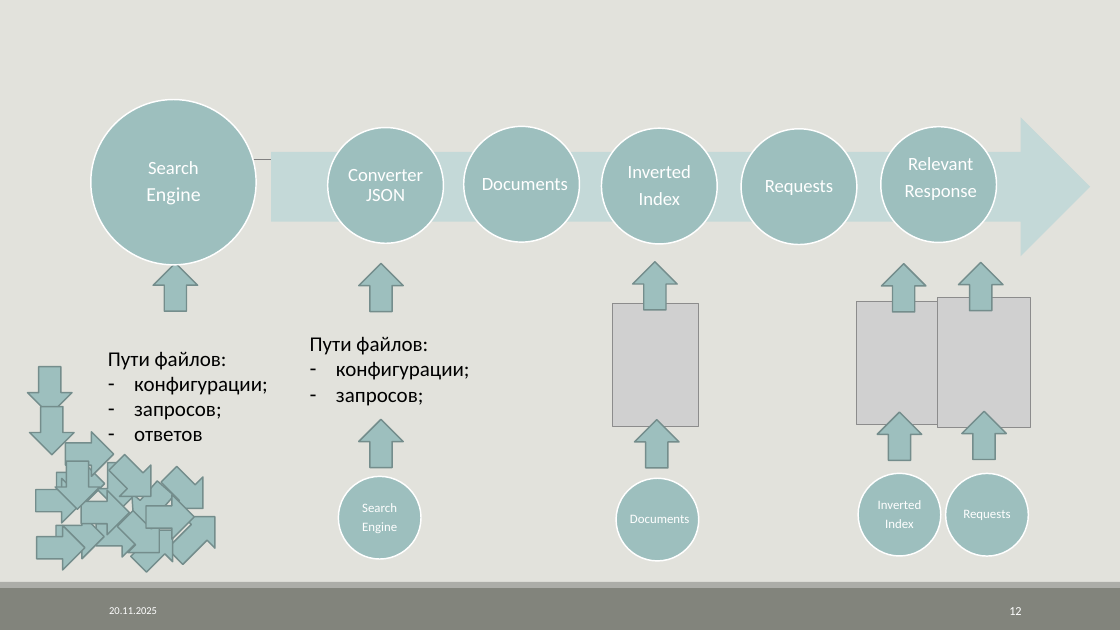
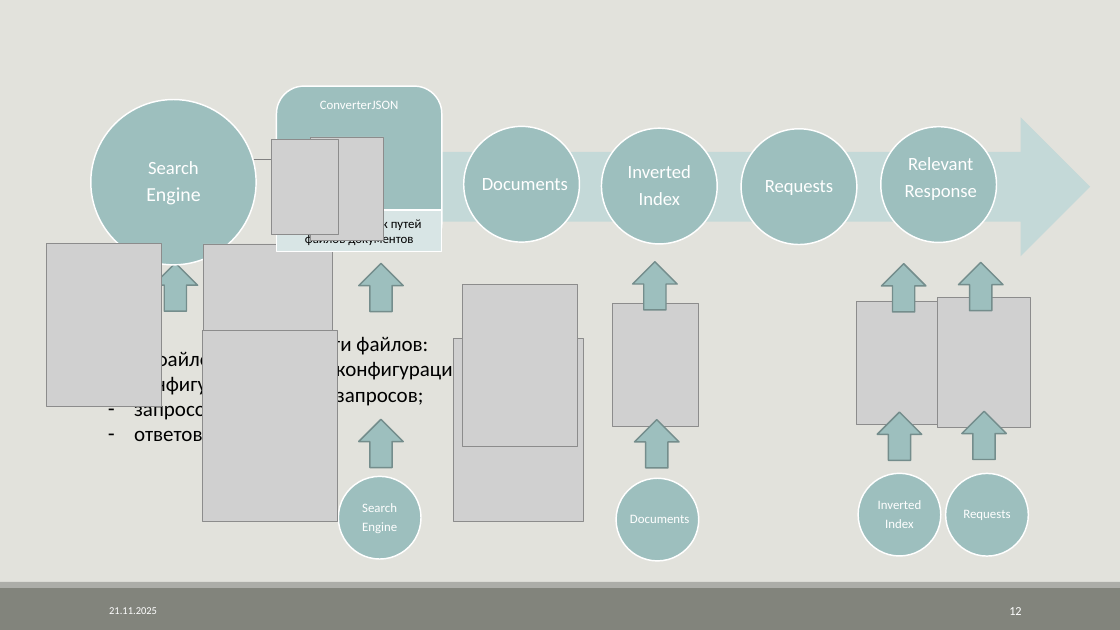
Before and after one commit to AVKazmirchuk/SearchEngine, a slide deck: slide 12 of presentation/защита.pptx. Drawn at 1120x630 pixels with LibreOffice and Linux fonts; fonts in the diff are those of the drawing; grey boxes stand for pictures. Boxes give left, top, right and bottom in pixels: in the first picture for what was removed or moved away, otherwise in the second. Text is boxed around its words. In the diff, an @@ line names an element or a change of style, - is before the commit and + after.

```diff
--- a/presentation/защита.pptx
+++ b/presentation/защита.pptx
@@ rounded rectangle added at bbox=[276, 87, 442, 252], fill #9DBFBE, outline #FFFFFF 1.25 pt @@
@@ text "ConverterJSON": place and size @@
-text "ConverterJSON" at bbox=[344, 145, 426, 226]
+text "ConverterJSON" at bbox=[320, 101, 399, 109]
@@ text "ConverterJSON" at bbox=[320, 101, 399, 109]: size 16 to 11 pt; less space between paragraphs; vertical alignment middle to top @@
@@ picture added at bbox=[271, 139, 339, 234] @@
@@ picture added at bbox=[311, 137, 384, 240] @@
@@ ellipse removed at bbox=[328, 128, 444, 244] @@
@@ rectangle added at bbox=[277, 210, 442, 251], fill #D8E5E5, outline #FFFFFF 1.25 pt, 11 pt, text #000000 @@
+Получить список путей файлов документов
@@ picture added at bbox=[47, 244, 162, 406] @@
@@ picture added at bbox=[203, 244, 333, 427] @@
@@ picture added at bbox=[463, 284, 578, 446] @@
@@ picture added at bbox=[202, 331, 338, 522] @@
@@ picture added at bbox=[454, 338, 583, 521] @@
@@ right arrow removed at bbox=[28, 367, 72, 415] @@
@@ right arrow removed at bbox=[29, 407, 74, 455] @@
@@ right arrow removed at bbox=[66, 432, 113, 476] @@
@@ right arrow removed at bbox=[101, 447, 167, 512] @@
@@ right arrow removed at bbox=[36, 479, 84, 523] @@
@@ right arrow removed at bbox=[55, 461, 99, 509] @@
@@ right arrow removed at bbox=[56, 461, 104, 506] @@
@@ right arrow removed at bbox=[97, 463, 141, 511] @@
@@ right arrow removed at bbox=[117, 474, 182, 539] @@
@@ right arrow removed at bbox=[153, 459, 219, 525] @@
@@ right arrow removed at bbox=[82, 491, 129, 535] @@
@@ right arrow removed at bbox=[110, 503, 175, 568] @@
@@ right arrow removed at bbox=[146, 495, 194, 539] @@
@@ right arrow removed at bbox=[160, 501, 231, 572] @@
@@ right arrow removed at bbox=[37, 526, 85, 571] @@
@@ right arrow removed at bbox=[56, 514, 104, 559] @@
@@ right arrow removed at bbox=[97, 513, 145, 557] @@
@@ right arrow removed at bbox=[123, 515, 189, 580] @@
@@ text at bbox=[109, 607, 157, 614]: text changed @@
-20.11.2025
+21.11.2025
```
Also in this commit, not shown: 20 other slides changed, 15 other files.
